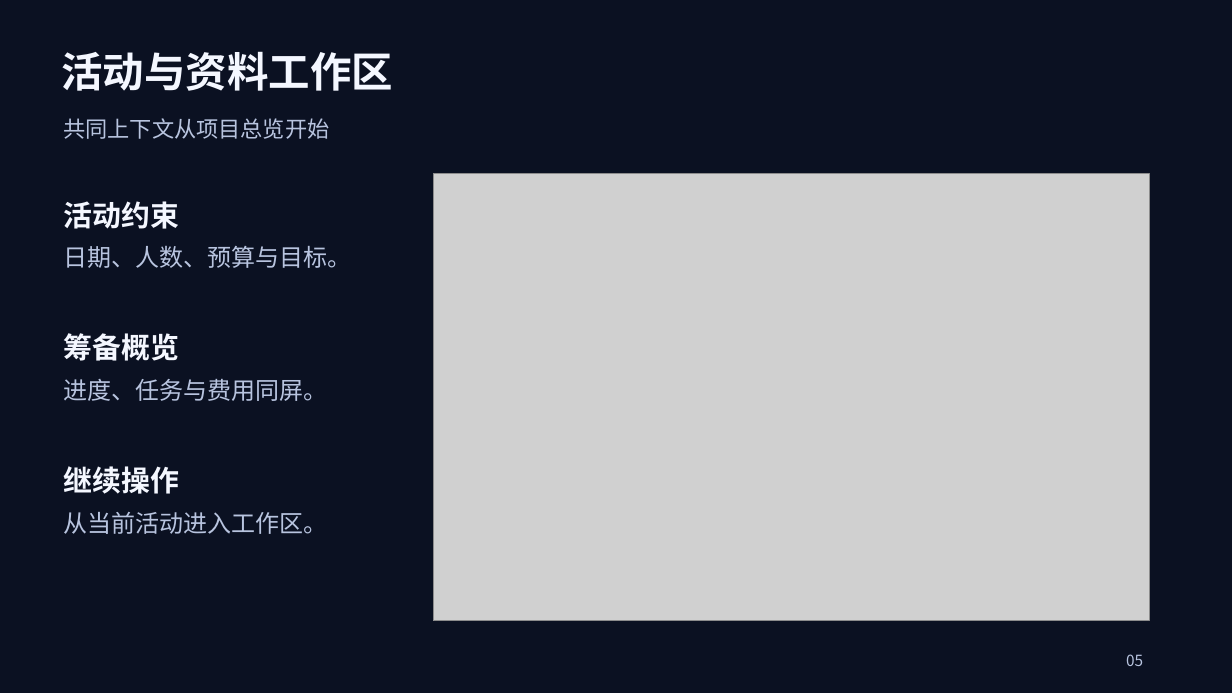
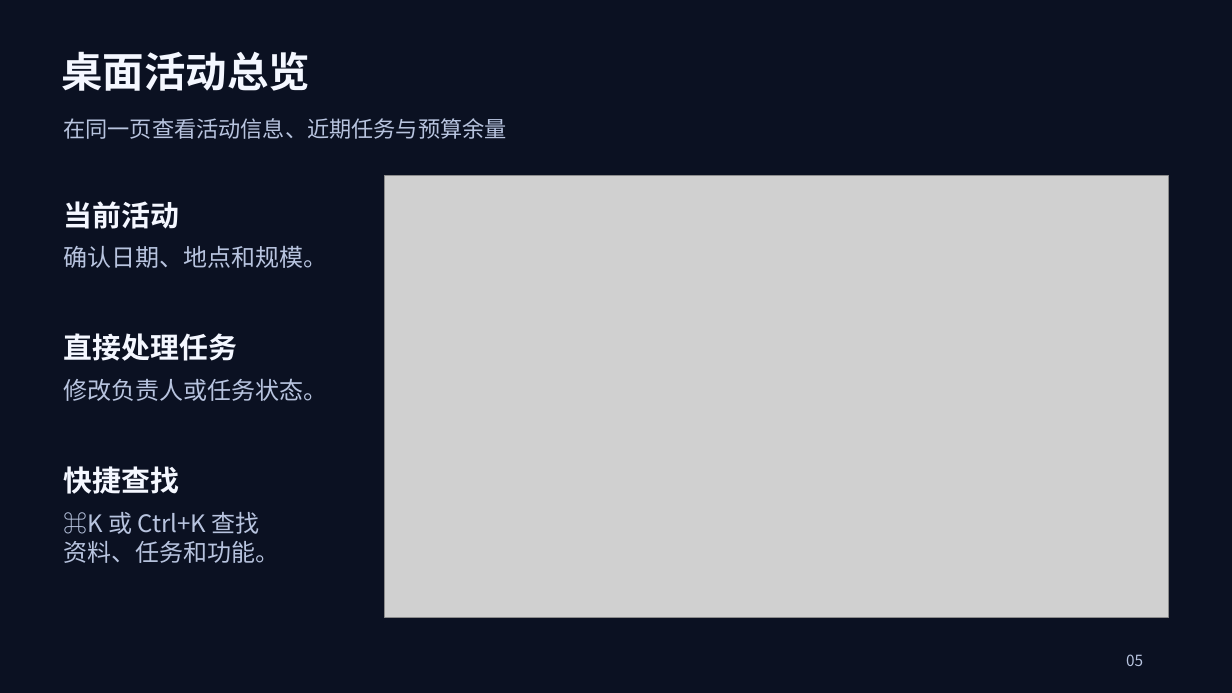
Before and after one commit to Melon1234123/huiwu-zhice, a slide deck: slide 5 of PPT/组员1-组员2-组员3-PPT.pptx. Drawn at 1232x693 pixels with LibreOffice and Linux fonts; fonts in the diff are those of the drawing; grey boxes stand for pictures. Boxes give left, top, right and bottom in pixels: in the first picture for what was removed or moved away, otherwise in the second. Text is boxed around its words. In the diff, an @@ line names an element or a change of style, - is before the commit and + after.

Commit message:
完善桌面筹备工作流并更新课程报告、演示和验证记录

```diff
--- a/PPT/组员1-组员2-组员3-PPT.pptx
+++ b/PPT/组员1-组员2-组员3-PPT.pptx
@@ text at (x1=62, y1=51, x2=311, y2=91): text changed @@
-活动与资料工作区
+桌面活动总览
@@ text at (x1=63, y1=118, x2=506, y2=139): text changed @@
-共同上下文从项目总览开始
+在同一页查看活动信息、近期任务与预算余量
@@ picture resized from (x1=433, y1=174, x2=1150, y2=621) to (x1=384, y1=176, x2=1169, y2=617) @@
@@ text at (x1=63, y1=201, x2=179, y2=229): text changed @@
-活动约束
+当前活动
@@ text at (x1=63, y1=246, x2=327, y2=268): text changed @@
-日期、人数、预算与目标。
+确认日期、地点和规模。
@@ text at (x1=63, y1=333, x2=237, y2=361): text changed @@
-筹备概览
+直接处理任务
@@ text at (x1=63, y1=378, x2=327, y2=401): text changed @@
-进度、任务与费用同屏。
+修改负责人或任务状态。
@@ text at (x1=63, y1=466, x2=179, y2=494): text changed @@
-继续操作
+快捷查找
@@ text at (x1=63, y1=512, x2=279, y2=563): text changed @@
-从当前活动进入工作区。
+⌘K 或 Ctrl+K 查找
+资料、任务和功能。
```
Also in this commit, not shown: 8 other slides changed, 1 slide added, 1 slide removed, 52 other files.
